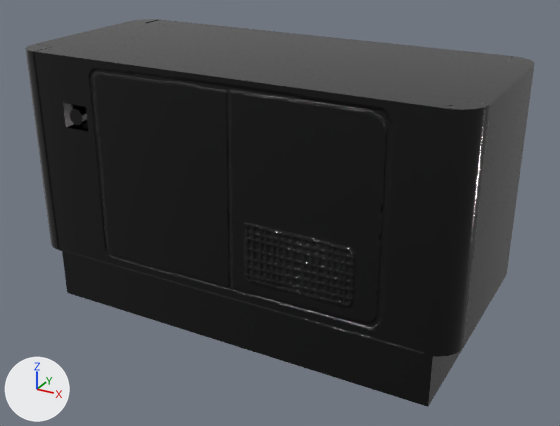
Two versions of the FBX model Assets/Suan's Stuff/3D Models/Generator/Generator.fbx, one commit apart.
One viewpoint serves both versions: a 50 mm lens placed at (3.56, -6.27, 2.88), pointed at (0.13, -0.04, -0.23). Every picture has the same lights, and +X, +Y and +Z are marked at lower left. Where no turn or scale is listed for an object, it has been applied to the vertices.
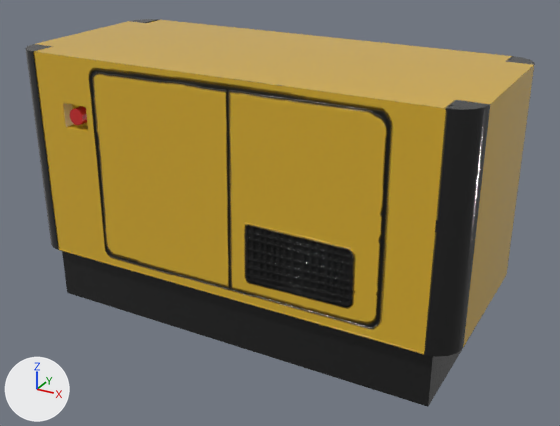
Boxes (x1, y1, x2, y2) around the edits, measured in the pictures (560 x 426 px):
'polySurface4', recoloured (black to yellow): (30, 19, 535, 406) in both

Patch to the scene script:
```diff
--- a/Assets/Suan's Stuff/3D Models/Generator/Generator.fbx.py
+++ b/Assets/Suan's Stuff/3D Models/Generator/Generator.fbx.py
@@ img_generator_base_color_png @@
+img_generator_base_color_png = load_image('Generator_Base_color.png', '_unpacked/Generator_Base_color.png', 2048, 2048, 'sRGB')
@@ mat_generator_texture @@
+mat_generator_texture = bpy.data.materials.new('Generator_Texture')
+# uses the picture img_generator_base_color_png
+# uses the picture img_generator_metallic_png
+# uses the picture img_generator_normal_opengl_png
+# uses the picture img_generator_roughness_png
@@ me_mesh @@
 me_mesh.from_pydata(...)  # 216 vertices, 209 faces; spans x -2.25..2.25, y -0.98..0.98, z -1.33..1.33
-me_mesh.materials.append(mat_aistandardsurface1)
+me_mesh.materials.append(mat_generator_texture)
```
